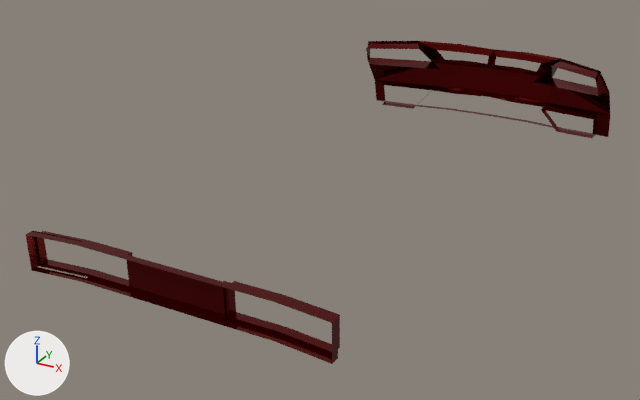
The glTF model Resource/Game/car/GLTF/Blue/bumper.glb as it was, and as the next commit left it.
Rendered twice from a 50 mm camera at (2.24, -4.71, 1.37) aimed at (-0.29, -0.1, -0.93). Lighting does not change. The marker at lower left points along +X, +Y and +Z.

Before the edit, the objects in view are built like this:
```python
mat_マテリアル_005 = principled_material('マテリアル.005')
mat_マテリアル_005.texture = img_bodycolor
mat_マテリアル_005.metallic = 0.847
mat_マテリアル_005.roughness = 0.104
me_bumper_cube_001 = bpy.data.meshes.new('bumper_Cube.001')
me_bumper_cube_001.from_pydata(...)  # 165 vertices, 254 faces; spans x -1.02..1.02, y -2.04..2.38, z -1.02..-0.4
me_bumper_cube_001.materials.append(mat_マテリアル_005)  # picture img_bodycolor
ob_bumper_cube_001 = bpy.data.objects.new('bumper_Cube.001', me_bumper_cube_001)
ob_bumper_cube_001.location = (0.0, 0.0, 0.0)
```
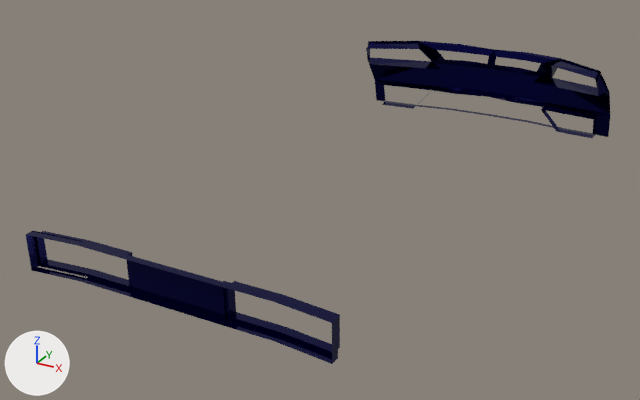
Changed parts and their boxes [x1, y1, x2, y2] in the pictures (640 x 400 px):
'bumper_Cube.001', surface changed (red to blue)
    both: [26, 41, 610, 364]

Diff of the bpy script that builds the scene:
```diff
--- a/Resource/Game/car/GLTF/Blue/bumper.glb.py
+++ b/Resource/Game/car/GLTF/Blue/bumper.glb.py
@@ img_body @@
+img_body = load_image('body', '_unpacked/body', 1, 1, 'sRGB')
@@ mat_マテリアル_005 @@
 mat_マテリアル_005 = principled_material('マテリアル.005')
-mat_マテリアル_005.texture = img_bodycolor
+mat_マテリアル_005.texture = img_body
 mat_マテリアル_005.metallic = 0.847
```
